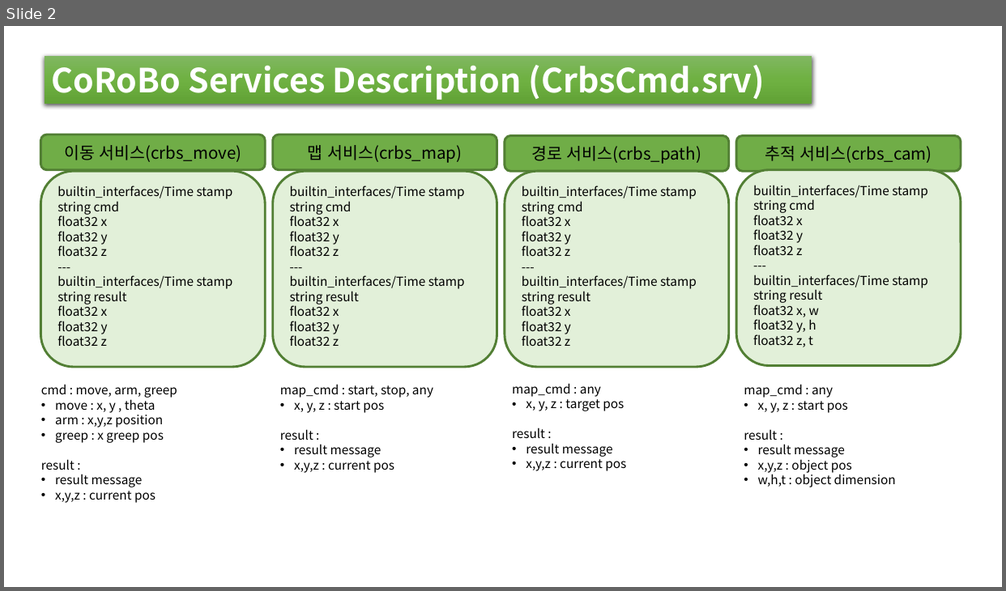
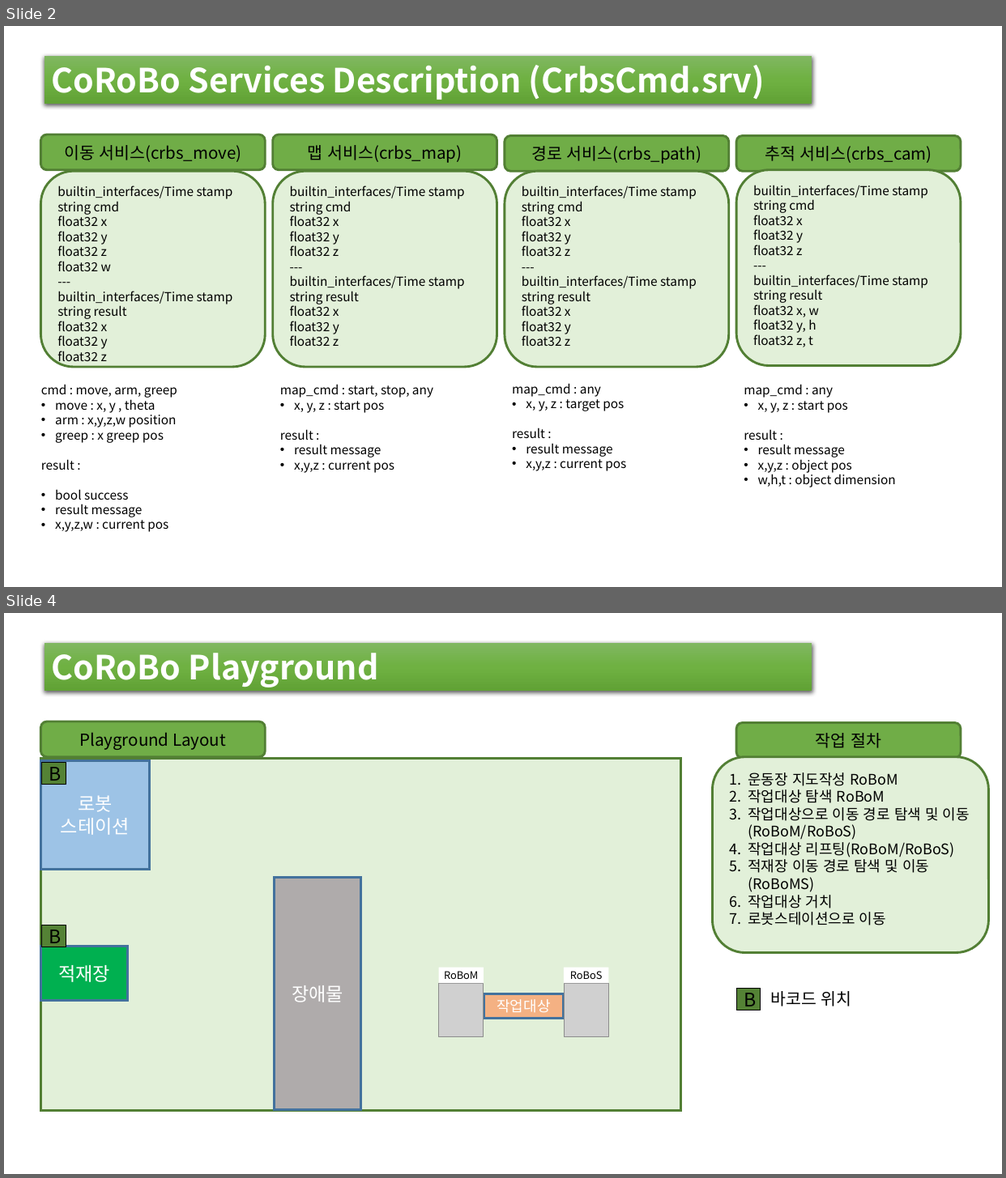
Before and after one commit to songhu42/CoRoBo, a slide deck: docs/02.개발/01.설계/02.기능설계/서비스구성도_V0.1.pptx. Shown one above the other, each under a label of ours: slide 2 before the commit, slides 2 and 4 after it; the slides between them are not shown. The pictures are 1006x591 and 1006x1178 pixels, drawn with LibreOffice and Linux fonts; fonts in the diff are those of the drawing; grey boxes stand for pictures. Boxes give left, top, right and bottom in pixels: in the first picture for what was removed or moved away, otherwise in the second. Text is boxed around its words. In the diff, an @@ line names an element or a change of style, - is before the commit and + after.

```diff
--- a/docs/02.개발/01.설계/02.기능설계/서비스구성도_V0.1.pptx
+++ b/docs/02.개발/01.설계/02.기능설계/서비스구성도_V0.1.pptx
@@ slide 4 added at (4, 613, 1002, 1174), background #FFFFFF @@
@@ rectangle added at (44, 643, 812, 691), fill gradient #81B861 to #6FB242 to #62A336, 32 pt, text #FFFFFF, bold @@
+CoRoBo Playground
@@ rounded rectangle added at (40, 722, 266, 756), fill #70AD47, outline #538035 2.25 pt, 16 pt, text #000000 @@
+Playground Layout
@@ rounded rectangle added at (737, 723, 961, 758), fill #70AD47, outline #538035 2.25 pt, 16 pt, text #000000 @@
+작업 절차
@@ rounded rectangle added at (40, 758, 681, 1111), fill #E2F0D9, outline #538035 2.25 pt @@
@@ rounded rectangle added at (712, 756, 988, 953), fill #E2F0D9, outline #538035 2.25 pt, 14 pt, text #000000 @@
+1. 운동장 지도작성 RoBoM
+2. 작업대상 탐색 RoBoM
+3. 작업대상으로 이동 경로 탐색 및 이동(RoBoM/RoBoS)
+4. 작업대상 리프팅(RoBoM/RoBoS)
+5. 적재장 이동 경로 탐색 및 이동(RoBoMS)
+6. 작업대상 거치
+7. 로봇스테이션으로 이동
@@ rectangle added at (40, 760, 149, 870), fill #9DC3E6, outline #43739E 2.25 pt, 18 pt, text #FFFFFF @@
+로봇
+스테이션
@@ rectangle added at (42, 763, 66, 785), fill #548235, outline #000000 0.75 pt, 18 pt, text #000000 @@
+B
@@ rectangle added at (275, 877, 361, 1110), fill #AFABAB, outline #43739E 2.25 pt, 18 pt, text #FFFFFF @@
+장애물
@@ rectangle added at (42, 925, 66, 947), fill #548235, outline #000000 0.75 pt, 18 pt, text #000000 @@
+B
@@ rectangle added at (40, 946, 127, 1001), fill #00B050, outline #43739E 2.25 pt, 18 pt, text #FFFFFF @@
+적재장
@@ rectangle added at (439, 968, 484, 983), fill #FFFFFF, 10 pt, text #000000 @@
+RoBoM
@@ rectangle added at (564, 968, 609, 983), fill #FFFFFF, 10 pt, text #000000 @@
+RoBoS
@@ picture added at (439, 983, 484, 1037) @@
@@ rectangle added at (484, 994, 564, 1019), fill #F4B183, outline #43739E 2.25 pt, 14 pt, text #FFFFFF @@
+작업대상
@@ picture added at (564, 983, 609, 1037) @@
@@ rectangle added at (737, 988, 761, 1010), fill #548235, outline #000000 0.75 pt, 18 pt, text #000000 @@
+B
@@ text added at (771, 991, 852, 1007), 16 pt, text #000000 @@
+바코드 위치
@@ slide 2 changed as well @@
@@ text in rounded rectangle at (57, 261, 111, 271): paragraph added @@
+float32 w
@@ text at (55, 412, 177, 428): text changed @@
-• arm : x,y,z position
+• arm : x,y,z,w position
@@ text at (55, 489, 128, 500): paragraph added @@
+• bool success
@@ text at (55, 517, 168, 532): text changed @@
-• x,y,z : current pos
+• x,y,z,w : current pos
```
Also in this commit, not shown: 1 other slide changed, 1 other slide added, 1 slide removed, 3 other files.
